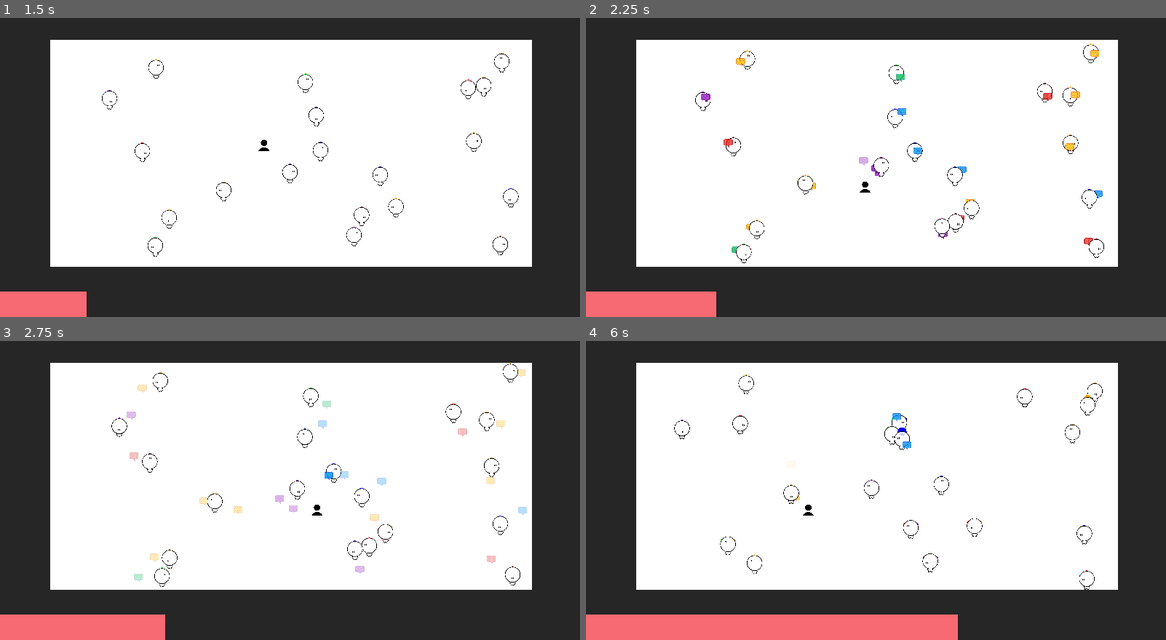
Above: before the commit, frames 1-4 (two rows, left to right).
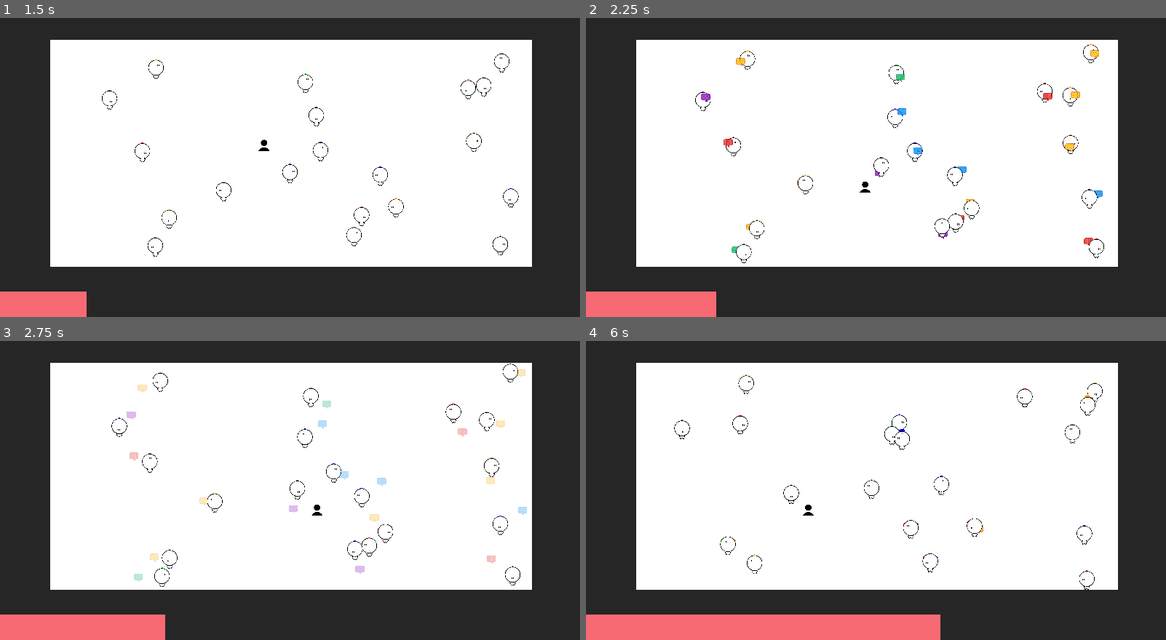
Above: after the commit, the same moments.

Repository: haihala/mankind-knew
Game: Godot game, scene res://world.tscn
Two runs of this game, one before a commit and one after it. Both use one fixed random seed, a clock stepped at 60 frames per second and the inputs below.
Inputs:
- Up to frame 1 (1.5 s): hold D (move_right) 0.53-1.28 s; hold Space (interact, bound only before the commit) 0.53-1.28 s; hold S (move_down) from 1.28 s (still down); tap Space (interact, bound only before the commit) at 1.35 s
- Up to frame 2 (2.25 s): release S (move_down) at 2.03 s; hold D (move_right) from 2.03 s (still down); hold Space (interact, bound only before the commit) from 2.03 s (still down)
- Up to frame 3 (2.75 s): keep holding D (move_right); keep holding Space (interact, bound only before the commit)
- Up to frame 4 (6 s): release D (move_right) at 2.78 s; release Space (interact, bound only before the commit) at 2.78 s; hold W (move_up) 2.78-3.53 s; tap Space (interact, bound only before the commit) at 2.85, 4.35, 5.85 s; hold Space (interact, bound only before the commit) 3.53-4.28 s; hold A (move_left) 3.53-5.03 s; hold S (move_down) 5.03-5.78 s; hold Space (interact, bound only before the commit) 5.03-5.78 s; hold D (move_right) from 5.78 s (still down)

Frame 1 is identical in both runs. In frame 2, less than 0.1% of the frame differs, in the area x 38-51%, y 46-58%; in frame 3, 0.1%; in frame 4, 0.4%, in the area x 23-88%, y 24-100%.

Commit message:
Remove interact key, add arrows to move

Diff:
--- a/godot-project/player.gd
+++ b/godot-project/player.gd
@@ -8,26 +8,14 @@
 var beliefs: Dictionary = {}
 var total_belief: float = 0
 
-
 func _physics_process(_delta: float) -> void:
 	var direction = Input.get_vector("move_left", "move_right", "move_up", "move_down").normalized()
 	velocity = direction * speed / max(1, total_belief)
-
-	if Input.is_action_just_pressed("interact") and $ExtractTimer.is_stopped():
-		extract()
 
 	$CanvasLayer/ColorRect.scale.x = 1-($ReleaseTimer.time_left / release_interval)
 
 	z_index = position.y * 10
 	move_and_slide()
-
-func extract() -> void:
-	for npc in get_tree().get_nodes_in_group("npc"):
-		if (position - npc.position).length() < extract_distance:
-			npc.shoot_towards(self)
-
-	if Input.is_action_pressed("interact"):
-		$ExtractTimer.start()
 
 func release() -> void:
 	while not beliefs.is_empty():
--- a/godot-project/player.tscn
+++ b/godot-project/player.tscn
@@ -20,10 +20,6 @@
 scale = Vector2(0.05, 0.05)
 texture = ExtResource("2_2nf7a")
 
-[node name="ExtractTimer" type="Timer" parent="."]
-wait_time = 0.5
-one_shot = true
-
 [node name="ReleaseTimer" type="Timer" parent="."]
 wait_time = 10.0
 autostart = true
@@ -40,5 +36,4 @@
 grow_horizontal = 2
 grow_vertical = 0
 
-[connection signal="timeout" from="ExtractTimer" to="." method="extract"]
 [connection signal="timeout" from="ReleaseTimer" to="." method="release"]
--- a/godot-project/project.godot
+++ b/godot-project/project.godot
@@ -35,26 +35,25 @@
 move_up={
 "deadzone": 0.5,
 "events": [Object(InputEventKey,"resource_local_to_scene":false,"resource_name":"","device":-1,"window_id":0,"alt_press …(192 unchanged characters)…
+, Object(InputEventKey,"resource_local_to_scene":false,"resource_name":"","device":-1,"window_id":0,"alt_pressed":false,"shift_pressed":false,"ctrl_pressed":false,"meta_pressed":false,"pressed":false,"keycode":0,"physical_keycode":4194320,"key_label":0,"unicode":0,"location":0,"echo":false,"script":null)
 ]
 }
 move_down={
 "deadzone": 0.5,
 "events": [Object(InputEventKey,"resource_local_to_scene":false,"resource_name":"","device":-1,"window_id":0,"alt_press …(192 unchanged characters)…
+, Object(InputEventKey,"resource_local_to_scene":false,"resource_name":"","device":-1,"window_id":0,"alt_pressed":false,"shift_pressed":false,"ctrl_pressed":false,"meta_pressed":false,"pressed":false,"keycode":0,"physical_keycode":4194322,"key_label":0,"unicode":0,"location":0,"echo":false,"script":null)
 ]
 }
 move_left={
 "deadzone": 0.5,
 "events": [Object(InputEventKey,"resource_local_to_scene":false,"resource_name":"","device":-1,"window_id":0,"alt_press …(191 unchanged characters)…
+, Object(InputEventKey,"resource_local_to_scene":false,"resource_name":"","device":-1,"window_id":0,"alt_pressed":false,"shift_pressed":false,"ctrl_pressed":false,"meta_pressed":false,"pressed":false,"keycode":0,"physical_keycode":4194319,"key_label":0,"unicode":0,"location":0,"echo":false,"script":null)
 ]
 }
 move_right={
 "deadzone": 0.5,
 "events": [Object(InputEventKey,"resource_local_to_scene":false,"resource_name":"","device":-1,"window_id":0,"alt_press …(192 unchanged characters)…
-]
-}
-interact={
-"deadzone": 0.5,
-"events": [Object(InputEventKey,"resource_local_to_scene":false,"resource_name":"","device":-1,"window_id":0,"alt_pressed":false,"shift_pressed":false,"ctrl_pressed":false,"meta_pressed":false,"pressed":false,"keycode":0,"physical_keycode":32,"key_label":0,"unicode":32,"location":0,"echo":false,"script":null)
+, Object(InputEventKey,"resource_local_to_scene":false,"resource_name":"","device":-1,"window_id":0,"alt_pressed":false,"shift_pressed":false,"ctrl_pressed":false,"meta_pressed":false,"pressed":false,"keycode":0,"physical_keycode":4194321,"key_label":0,"unicode":0,"location":0,"echo":false,"script":null)
 ]
 }
 
--- a/godot-project/projectile.gd
+++ b/godot-project/projectile.gd
@@ -12,8 +12,6 @@
 
 # Ammu ajatuskuplan kasvu yli
 # Sparkle kun osuu
-# Pelaaja ehkä interact pois?
-# Pelaaja ehkä
 
 func _ready() -> void:
 	$Sprite.texture = sprites[belief]
